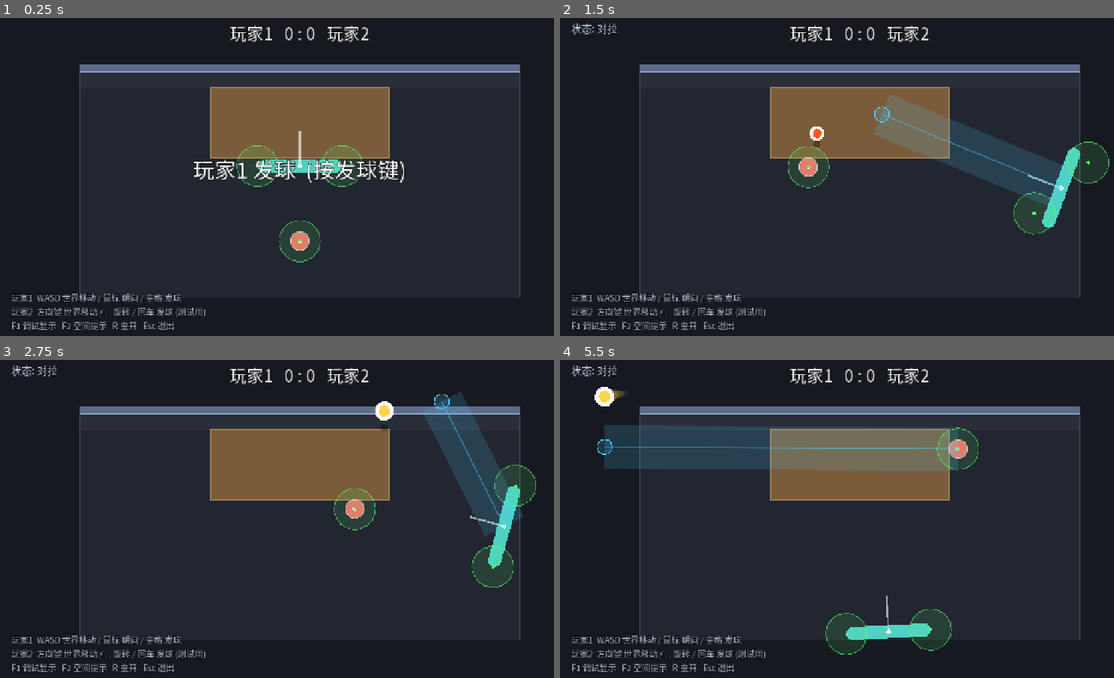
Above: before the commit, frames 1-4 (two rows, left to right).
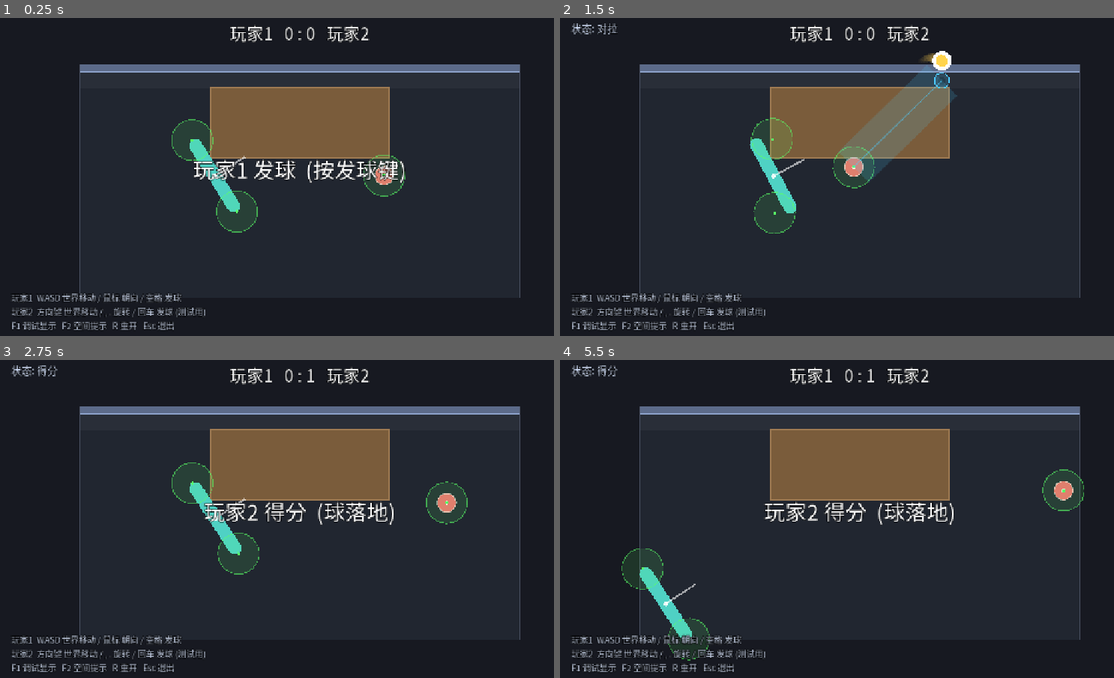
Above: after the commit, the same moments.

Repository: shuperidou/BMA-Arena
Game: Godot game, scene res://scenes/Main.tscn
The game is run twice, just before and just after one commit, with the same random seed, the same clock (stepped at 60 frames per second) and the same inputs.
Inputs (mouse positions are in pixels of both pictures, inside the frame that each line leads up to):
- Up to frame 1 (0.25 s): no input
- Up to frame 2 (1.5 s): tap Enter at 0.5, 0.6 s; move the mouse to (992, 164) at 0.52 s; hold D 0.53-1.25 s; click (992, 164) at 0.67 s; tap Space at 0.77 s; drag from (737, 199) to (831, 246) at 1.27 s
- Up to frame 3 (2.75 s): move the mouse to (360, 449) at 2.02 s; hold D from 2.03 s (still down); tap 1 at 2.1 s
- Up to frame 4 (5.5 s): release D at 2.75 s; drag from (831, 588) to (681, 471) at 2.77 s; move the mouse to (1041, 573) at 3.52 s; hold A 3.53-4.25 s; tap R at 3.6 s; tap Space at 3.77 s; drag from (681, 471) to (770, 439) at 4.27 s; move the mouse to (892, 522) at 5.02 s; hold S from 5.03 s (still down); tap Enter at 5.1 s; click (892, 522) at 5.17 s

The runs differ from the first frame. In frame 1, 4.1% of the frame differs, in the area x 30-74%, y 31-77%; in frame 2, 10%; in frame 3, 8.9%; in frame 4, 15%, in the area x 6-95%, y 1-95%.

Commit message:
rules: same-surface consecutive bounce settles point; ai uses player speed/vz limits; reset positions to two sides

Diff:
--- a/scripts/ball/ball.gd
+++ b/scripts/ball/ball.gd
@@ -43,6 +43,7 @@
 var last_strength: float = 0.0    ## 上次击球力度 (0..1)
 var last_hit_info: Dictionary = {} ## 上次击球调试信息
 var _trail: Array[Vector2] = []   ## 拖尾 (存视觉位置，含高度偏移)
+var _last_surface: int = 0        ## 最近一次弹跳的面 (0=无 1=桌 2=墙) —— 同面连弹即结算
 
 func _ready() -> void:
 	radius = GameConfig.ball_radius
@@ -55,6 +56,7 @@
 	receiver_bounces = 0
 	wall_since_hit = false
 	returnable = false
+	_last_surface = 0
 
 ## 从当前位置以给定 xy 速度发射 (高度/垂直速度由调用方设置)。
 func launch_velocity(v: Vector2, vz0: float) -> void:
@@ -96,9 +98,13 @@
 	# --- 墙 (顶边)：XY 反弹，仅在有效高度内 ---
 	var wall_y: float = GameConfig.wall_inner_y()
 	if position.y - radius <= wall_y and vel.y < 0.0 and z <= GameConfig.wall_max_height:
+		if _last_surface == 2:
+			_die(GameTypes.DeathReason.BAD_BOUNCE)  # 墙连弹 -> 直接结算
+			return
 		position.y = wall_y + radius
 		vel.y = -vel.y * GameConfig.ball_wall_rest
 		wall_since_hit = true
+		_last_surface = 2
 		_apply_wall_return_assist()
 		wall_bounced.emit()
 	# z 高于墙顶时不做 XY 反弹：球会飞过墙 (由越界判定处理)
@@ -129,6 +135,14 @@
 	queue_redraw()
 
 func _register_table_bounce() -> void:
+	# 同一面(桌)连续弹两次 -> 直接结算：墙前跳弹=击球方失误, 墙后=接球方没接到
+	if _last_surface == 1:
+		if wall_since_hit:
+			_die(GameTypes.DeathReason.DOUBLE_BOUNCE)
+		else:
+			_die(GameTypes.DeathReason.BAD_BOUNCE)
+		return
+	_last_surface = 1
 	table_bounces += 1
 	if wall_since_hit:
 		receiver_bounces += 1
--- a/scripts/core/game_types.gd
+++ b/scripts/core/game_types.gd
@@ -31,7 +31,8 @@
 enum DeathReason {
 	NONE,
 	FLOOR,          ## 落地
-	DOUBLE_BOUNCE,  ## 接球方侧桌弹次数超限
+	DOUBLE_BOUNCE,  ## 接球方侧(墙后)桌弹超过一次 -> 接球方输
+	BAD_BOUNCE,     ## 同一面连续弹超过一次(未到墙就跳弹/墙连弹) -> 击球方失误
 	OUT_OF_BOUNDS,  ## 出界
 }
 
--- a/scripts/match/match.gd
+++ b/scripts/match/match.gd
@@ -137,14 +137,11 @@
 func _reset_positions() -> void:
 	if solo_mode:
 		return  # 单人调试：不重置位置，玩家自由走动
-	var tr := GameConfig.table_rect()
-	var server: PlayerController = players[server_index - 1]
-	var receiver: PlayerController = _other(server)
-	# 发球方站在桌子近边、面向桌中心 (这样沿朝向发球能落桌)
-	var sp := Vector2(0.0, tr.end.y + 18.0)
-	var rp := Vector2(0.0, tr.end.y + 178.0)
-	server.reset_to(sp, (GameConfig.table_center - sp).angle())
-	receiver.reset_to(rp, (GameConfig.table_center - rp).angle())
+	# 玩家1 站左边, 玩家2(AI) 站右边, 都面向桌中心
+	var left := Vector2(-180.0, 10.0)
+	var right := Vector2(180.0, 10.0)
+	players[0].reset_to(left, (GameConfig.table_center - left).angle())
+	players[1].reset_to(right, (GameConfig.table_center - right).angle())
 
 # ------------------------------------------------------------
 #  击球
@@ -183,6 +180,8 @@
 	match reason:
 		GameTypes.DeathReason.DOUBLE_BOUNCE:
 			return hitter_index
+		GameTypes.DeathReason.BAD_BOUNCE:
+			return receiver_index  # 同一面连弹/跳弹 -> 击球方失误
 		GameTypes.DeathReason.FLOOR, GameTypes.DeathReason.OUT_OF_BOUNDS:
 			# 撞墙过且有桌弹 => 接球方没接到，击球方得分；否则击球方失误，接球方得分
 			if ball.wall_since_hit and ball.table_bounces >= 1:
@@ -282,6 +281,8 @@
 	match reason:
 		GameTypes.DeathReason.DOUBLE_BOUNCE:
 			return "接球方没接到"
+		GameTypes.DeathReason.BAD_BOUNCE:
+			return "弹跳犯规"
 		GameTypes.DeathReason.FLOOR:
 			return "球落地"
 		GameTypes.DeathReason.OUT_OF_BOUNDS:
--- a/scripts/player/ai_player.gd
+++ b/scripts/player/ai_player.gd
@@ -60,8 +60,10 @@
 	var d: Vector2 = target - from
 	var dist: float = maxf(d.length(), 1.0)
 	var dir: Vector2 = d / dist
-	var vz: float = GameConfig.ball_hit_vz
-	var speed: float = clampf(dist * GameConfig.ball_gravity / (2.0 * vz), 150.0, GameConfig.hit_speed_max)
+	# vz 与力度都限制在"玩家的上下限"内 (AI 不作弊)
+	var vz: float = randf_range(GameConfig.ball_hit_vz_min, GameConfig.ball_hit_vz_max)
+	var speed: float = clampf(dist * GameConfig.ball_gravity / (2.0 * vz),
+		GameConfig.hit_speed_min, GameConfig.hit_speed_max)
 	return {
 		"velocity": dir * speed, "vz": vz, "strength": 1.0,
 		"ball_speed": speed, "raw_speed": speed, "zone_speed": 0.0,
--- a/scripts/tools/hit_test.gd
+++ b/scripts/tools/hit_test.gd
@@ -150,20 +150,25 @@
 		ball.state == GameTypes.BallState.DEAD and _last_death == GameTypes.DeathReason.DOUBLE_BOUNCE,
 		"state=%d reason=%d" % [ball.state, _last_death])
 
-	# T9: AI 智能击球 —— 一定落桌, 且角度有变化
+	# T9: AI 击球力度/vz 必须落在"玩家的上下限"内, 且角度有变化
 	var ai: AiPlayer = main_node.players[1]
-	var all_land := true
+	var in_limits := true
 	var angle0: float = 999.0
 	var varied := false
 	for i in 16:
 		ball.global_position = Vector2(randf_range(-120.0, 120.0), randf_range(-60.0, -20.0))
 		var oa: Dictionary = ai.compute_hit(ai.hit_points[0], ball)
+		var spd: float = oa.ball_speed
+		var vz: float = oa.vz
+		if spd < GameConfig.hit_speed_min - 1.0 or spd > GameConfig.hit_speed_max + 1.0 \
+				or vz < GameConfig.ball_hit_vz_min - 1.0 or vz > GameConfig.ball_hit_vz_max + 1.0:
+			in_limits = false
 		var d: Vector2 = oa.velocity.normalized()
-		if not _lands_on_table(ball.global_position, d, oa.ball_speed, oa.vz):
-			all_land = false
 		if i == 0:
 			angle0 = d.angle()
 		elif absf(wrapf(d.angle() - angle0, -PI, PI)) > 0.001:
 			varied = true
-	_check("T9 AI shot always lands on table", all_land, "samples=16")
+	_check("T9 AI strength/vz within player limits", in_limits,
+		"speed=[%.0f,%.0f] vz=[%.0f,%.0f]" % [GameConfig.hit_speed_min, GameConfig.hit_speed_max,
+			GameConfig.ball_hit_vz_min, GameConfig.ball_hit_vz_max])
 	_check("T9 AI varies hit angle", varied, "angle0=%.2f" % angle0)
